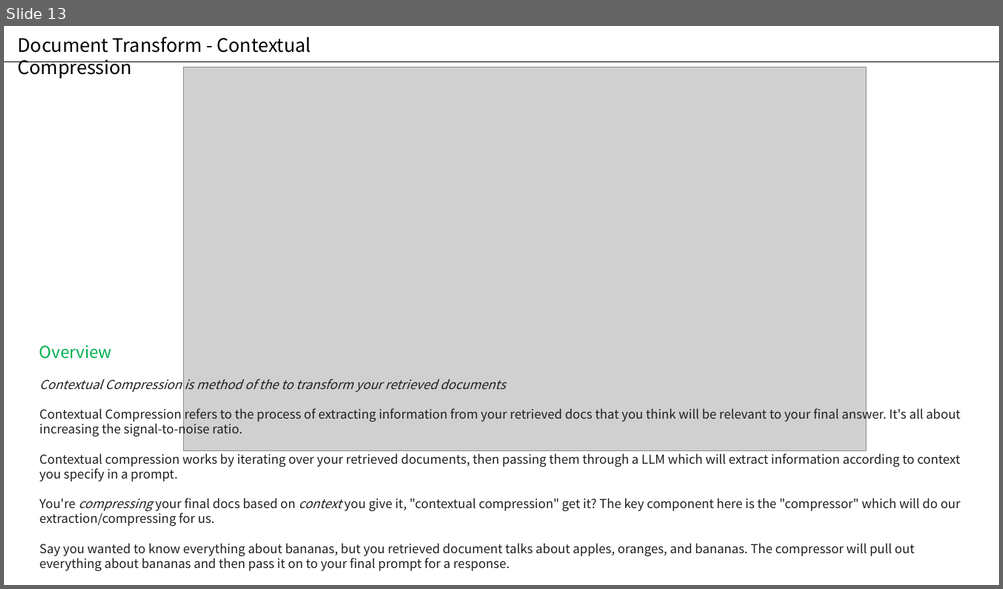
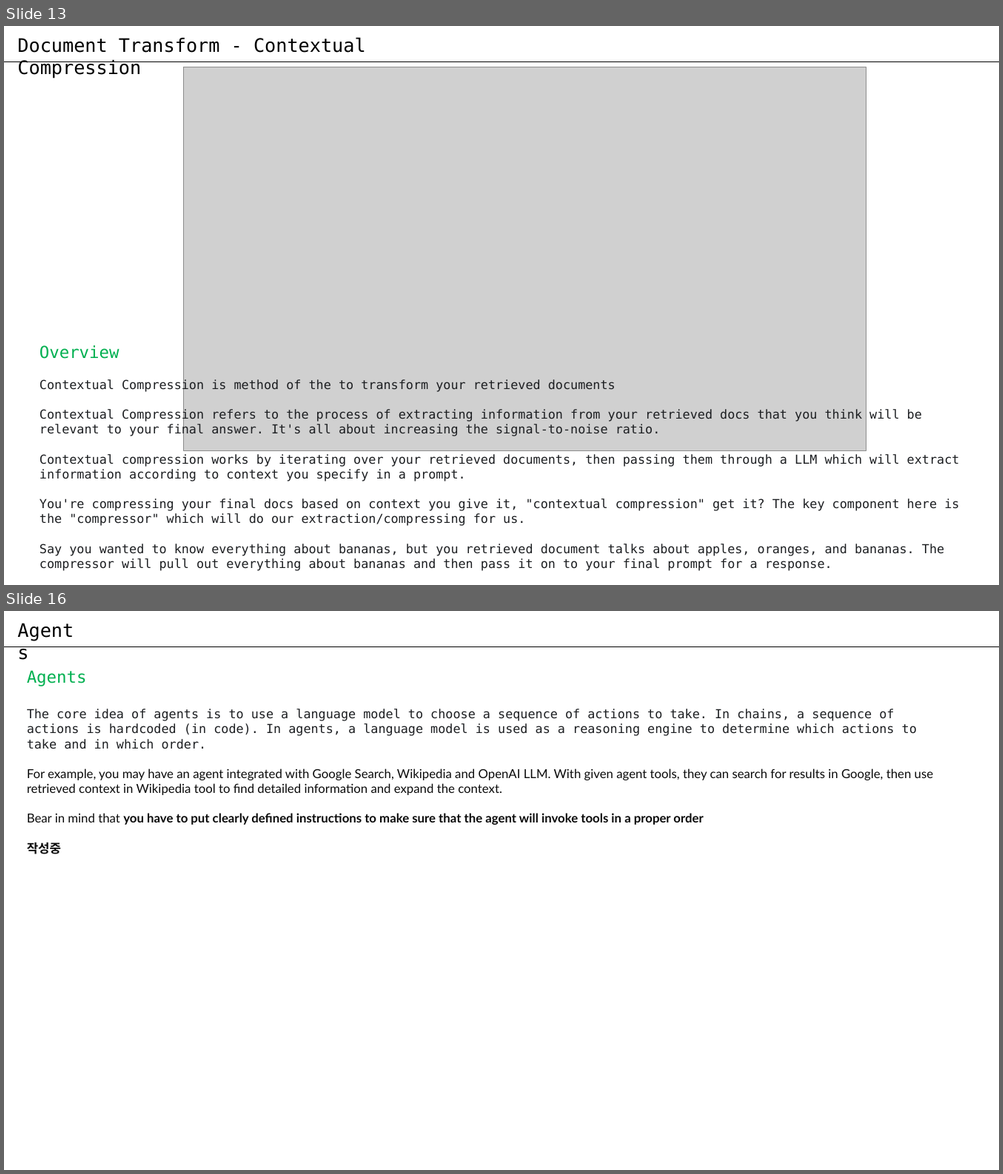
Before and after one commit to acho98/rag-playground, a slide deck: langchain/rag_playground.pptx. Shown one above the other, each under a label of ours: slide 13 before the commit, slides 13 and 16 after it; the slides between them are not shown. The pictures are 1003x589 and 1003x1174 pixels, drawn with LibreOffice and Linux fonts; fonts in the diff are those of the drawing; grey boxes stand for pictures. Boxes give left, top, right and bottom in pixels: in the first picture for what was removed or moved away, otherwise in the second. Text is boxed around its words. In the diff, an @@ line names an element or a change of style, - is before the commit and + after.

```diff
--- a/langchain/rag_playground.pptx
+++ b/langchain/rag_playground.pptx
@@ slide 16 added at [4,611,999,1170], background #FFFFFF; not listed: 1 template element that a slide beside it also shows @@
@@ text added at [27,670,87,686], 18 pt, text #000000 @@
+Agents
@@ text added at [27,709,933,854], 12 pt, text #0A0A0A @@
+Agents
+The core idea of agents is to use a language model to choose a sequence of actions to take. In chains, a sequence of actions is hardcoded (in code). In agents, a language model is used as a reasoning engine to determine which actions to take and in which order.
+For example, you may have an agent integrated with Google Search, Wikipedia and OpenAI LLM. With given agent tools, they can search for results in Google, then use retrieved context in Wikipedia tool to find detailed information and expand the context.
+Bear in mind that you have to put clearly defined instructions to make sure that the agent will invoke tools in a proper order
+작성중
@@ slide 13 changed as well @@
@@ text "Document Transform - Contextual Compression" at [17,37,366,79]: font Noto Sans CJK KR to DejaVu Sans Mono @@
@@ text "Overview" at [40,346,959,571]: font Noto Sans CJK KR to DejaVu Sans Mono; italic off in "Contextual Compression is method of the to ...", "compressing context" @@
```
Also in this commit, not shown: 13 other slides changed, 2 other slides added, 1 other file.
